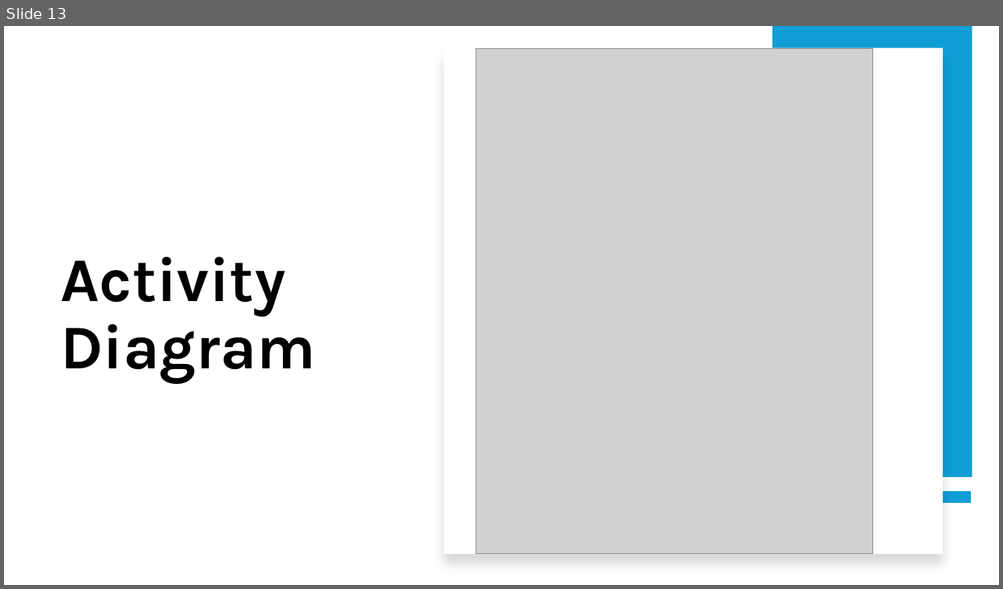
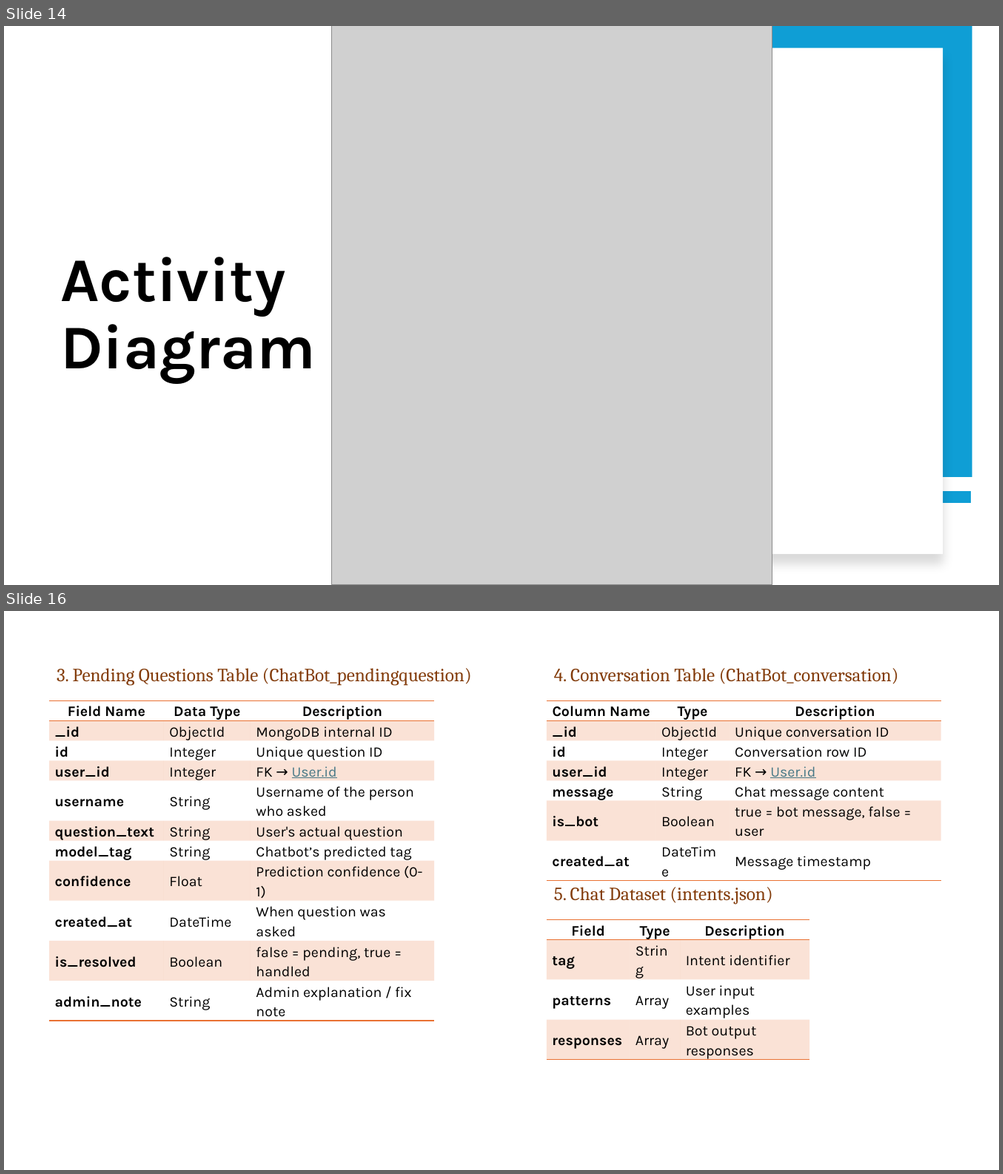
Before and after one commit to SonaniAkshit/university-chatbot-web, a slide deck: University_Chatbot Documentations/Gujarat Vidyapith Chatbot with Design.pptx. Shown one above the other, each under a label of ours: slide 13 before the commit, slides 14 and 16 after it; the slides between them are not shown. The pictures are 1003x589 and 1003x1174 pixels, drawn with LibreOffice and Linux fonts; fonts in the diff are those of the drawing; grey boxes stand for pictures. Boxes give left, top, right and bottom in pixels: in the first picture for what was removed or moved away, otherwise in the second. Text is boxed around its words. In the diff, an @@ line names an element or a change of style, - is before the commit and + after.

Commit message:
Update and clean up Gujarat Vidyapith Chatbot docs
Renamed the merged PDF to 'Final', updated multiple documentation files, and removed outdated presentation and 'Thank You' documents to streamline the documentation set.

```diff
--- a/University_Chatbot Documentations/Gujarat Vidyapith Chatbot with Design.pptx
+++ b/University_Chatbot Documentations/Gujarat Vidyapith Chatbot with Design.pptx
@@ slide 16 added at (x1=4, y1=611, x2=999, y2=1170), background #FFFFFF @@
@@ text added at (x1=57, y1=668, x2=472, y2=686), 18 pt, text #833C0B @@
+3. Pending Questions Table (ChatBot_pendingquestion)
@@ text added at (x1=554, y1=668, x2=899, y2=684), 18 pt, text #833C0B @@
+4. Conversation Table (ChatBot_conversation)
@@ table added at (x1=50, y1=701, x2=434, y2=1024), 11 rows, 3 columns @@
+Field Name | Data Type | Description
+_id | ObjectId | MongoDB internal ID
+id | Integer | Unique question ID
+user_id | Integer | FK → User.id
+username | String | Username of the person who asked
+question_text | String | User's actual question
+model_tag | String | Chatbot’s predicted tag
+confidence | Float | Prediction confidence (0-1)
+created_at | DateTime | When question was asked
+is_resolved | Boolean | false = pending, true = handled
+admin_note | String | Admin explanation / fix note
@@ table added at (x1=546, y1=701, x2=940, y2=873), 7 rows, 3 columns @@
+Column Name | Type | Description
+_id | ObjectId | Unique conversation ID
+id | Integer | Conversation row ID
+user_id | Integer | FK → User.id
+message | String | Chat message content
+is_bot | Boolean | true = bot message, false = user
+created_at | DateTime | Message timestamp
@@ text added at (x1=554, y1=887, x2=773, y2=905), 18 pt, text #833C0B @@
+5. Chat Dataset (intents.json)
@@ table added at (x1=546, y1=920, x2=808, y2=1063), 4 rows, 3 columns @@
+Field | Type | Description
+tag | String | Intent identifier
+patterns | Array | User input examples
+responses | Array | Bot output responses
@@ what was slide 13 is now slide 14 @@
@@ slide 14 changed as well @@
@@ picture resized from (x1=476, y1=48, x2=873, y2=554) to (x1=332, y1=26, x2=771, y2=585) @@
```
Also in this commit, not shown: 16 other slides changed, 21 other slides added, 11 slides removed, 7 other files.
